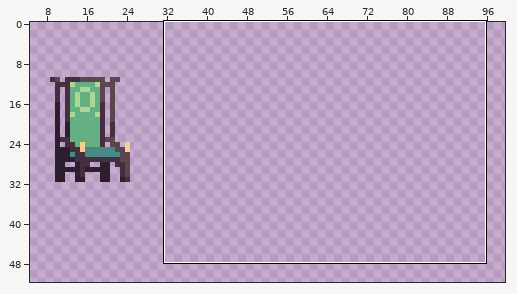
Edited in one commit: pixel-art file (Assets/Art/Stuff/Furniture.aseprite). The picture above shows the old version from afar; the outline marks the close-up.
Close-up. Before:
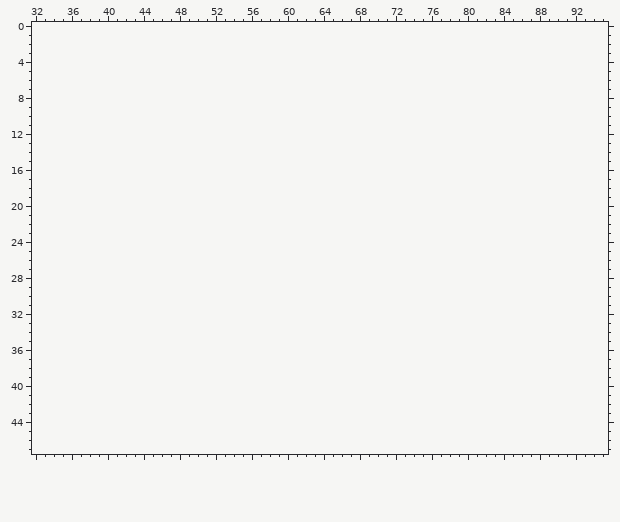
32x32 pixels, 1 frame. Shown: x 32..95, y 0..47. The old version is drawn lined up with the new one, on the new canvas. The wide view leaves out empty margins.
Once edited:
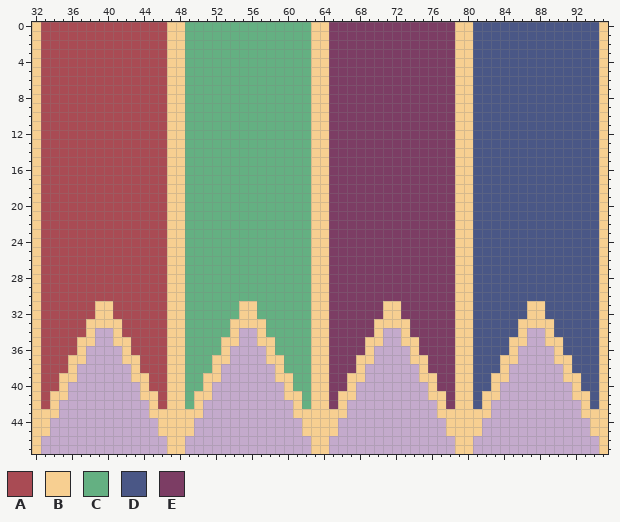
Palette (. is transparent): A #a94b54  B #f7cf91  C #64b082  D #4a5786  E #7c3d64
The edit:
canvas 32x32 -> 128x128
There is now colour A in rows 0 to 30 at x 33 to 46; in rows 31 to 32 at x 33 to 38 and 41 to 46; in rows 33 to 34 at x 33 to 37 and 42 to 46; in rows 35 to 36 at x 33 to 36 and 43 to 46; in rows 37 to 38 at x 33 to 35 and 44 to 46; in rows 39 to 40 at x 33 to 34 and 45 to 46.
There is now colour A in rows 41 to 42 at x 33 and 46.
There is now colour B in rows 0 to 30 at x 32, 47 to 48, 63 to 64, 79 to 80 and 95; in rows 31 to 32 at x 32, 39 to 40, 47 to 48, 55 to 56, 63 to 64, 71 to 72, 79 to 80, 87 to 88 and 95; in row 33 at x 32, 38 to 41, 47 to 48, 54 to 57, 63 to 64, 70 to 73, 79 to 80, 86 to 89 and 95; in row 34 at x 32, 38, 41, 47 to 48, 54, 57, 63 to 64, 70, 73, 79 to 80, 86, 89 and 95; in row 35 at x 32, 37 to 38, 41 to 42, 47 to 48, 53 to 54, 57 to 58, 63 to 64, 69 to 70, 73 to 74, 79 to 80, 85 to 86, 89 to 90 and 95; in row 36 at x 32, 37, 42, 47 to 48, 53, 58, 63 to 64, 69, 74, 79 to 80, 85, 90 and 95.
There is now colour B in row 37 at x 32, 36 to 37, 42 to 43, 47 to 48, 52 to 53, 58 to 59, 63 to 64, 68 to 69, 74 to 75, 79 to 80, 84 to 85, 90 to 91 and 95; in row 38 at x 32, 36, 43, 47 to 48, 52, 59, 63 to 64, 68, 75, 79 to 80, 84, 91 and 95; in row 39 at x 32, 35 to 36, 43 to 44, 47 to 48, 51 to 52, 59 to 60, 63 to 64, 67 to 68, 75 to 76, 79 to 80, 83 to 84, 91 to 92 and 95; in row 40 at x 32, 35, 44, 47 to 48, 51, 60, 63 to 64, 67, 76, 79 to 80, 83, 92 and 95; in row 41 at x 32, 34 to 35, 44 to 45, 47 to 48, 50 to 51, 60 to 61, 63 to 64, 66 to 67, 76 to 77, 79 to 80, 82 to 83, 92 to 93 and 95; in row 42 at x 32, 34, 45, 47 to 48, 50, 61, 63 to 64, 66, 77, 79 to 80, 82, 93 and 95.
There is now colour B in row 43 at x 32 to 34, 45 to 50, 61 to 66, 77 to 82 and 93 to 95; in rows 44 to 45 at x 32 to 33, 46 to 49, 62 to 65, 78 to 81 and 94 to 95; in rows 46 to 47 at x 32, 47 to 48, 63 to 64, 79 to 80 and 95.
There is now colour C in rows 0 to 30 at x 49 to 62; in rows 31 to 32 at x 49 to 54 and 57 to 62; in rows 33 to 34 at x 49 to 53 and 58 to 62; in rows 35 to 36 at x 49 to 52 and 59 to 62; in rows 37 to 38 at x 49 to 51 and 60 to 62; in rows 39 to 40 at x 49 to 50 and 61 to 62.
There is now colour C in rows 41 to 42 at x 49 and 62.
There is now colour D in rows 0 to 30 at x 81 to 94; in rows 31 to 32 at x 81 to 86 and 89 to 94; in rows 33 to 34 at x 81 to 85 and 90 to 94; in rows 35 to 36 at x 81 to 84 and 91 to 94; in rows 37 to 38 at x 81 to 83 and 92 to 94; in rows 39 to 40 at x 81 to 82 and 93 to 94.
There is now colour D in rows 41 to 42 at x 81 and 94.
There is now colour E in rows 0 to 30 at x 65 to 78; in rows 31 to 32 at x 65 to 70 and 73 to 78; in rows 33 to 34 at x 65 to 69 and 74 to 78; in rows 35 to 36 at x 65 to 68 and 75 to 78; in rows 37 to 38 at x 65 to 67 and 76 to 78; in rows 39 to 40 at x 65 to 66 and 77 to 78.
There is now colour E in rows 41 to 42 at x 65 and 78.
